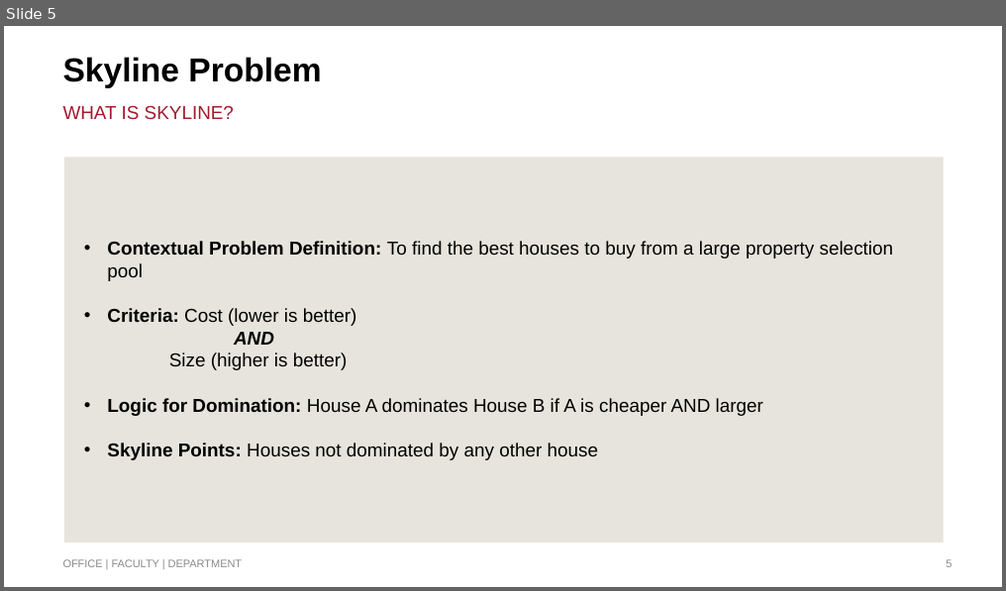
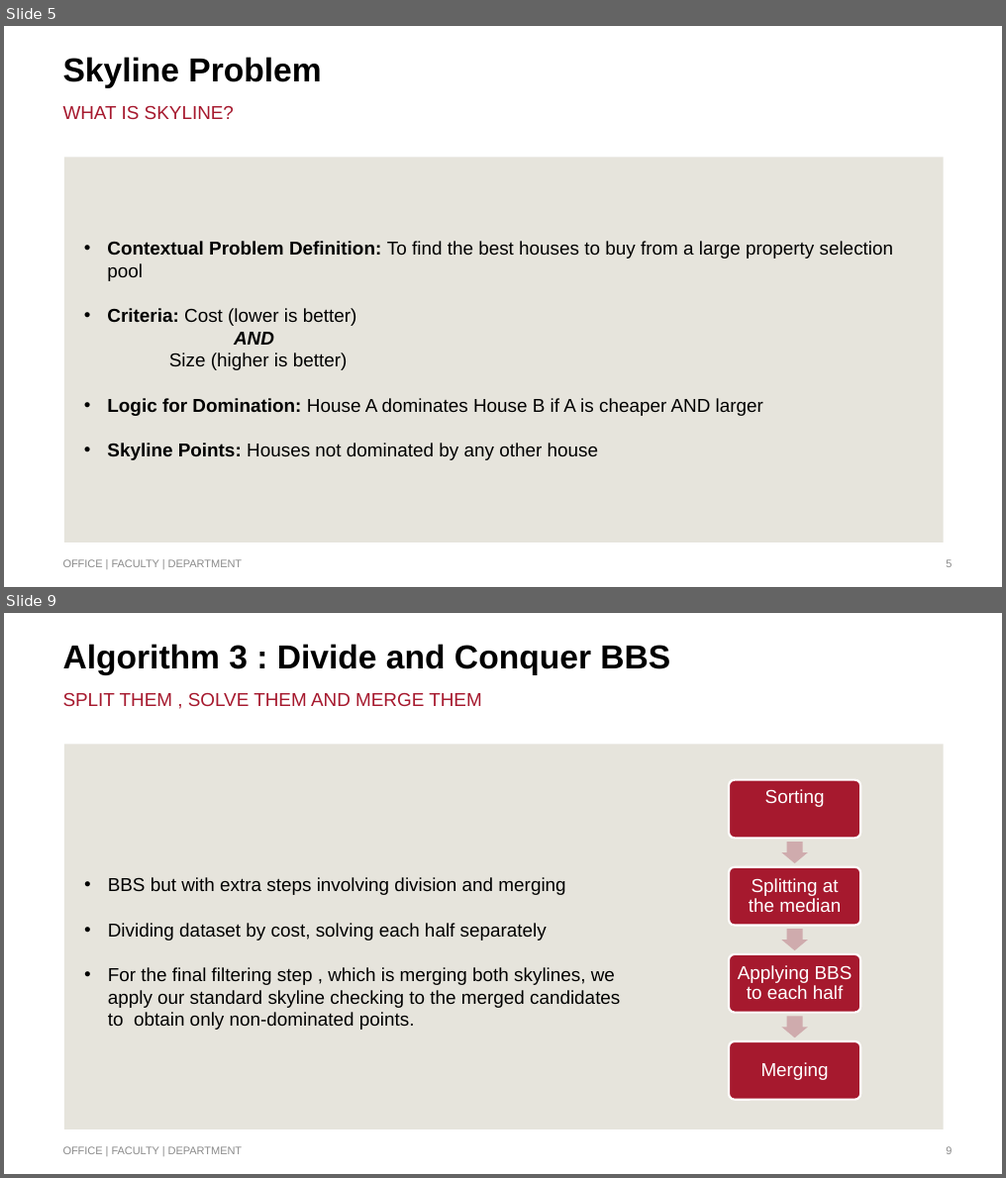
Before and after one commit to gdbhatt/Big-Data-Assignment2, a slide deck: Slides.pptx. Shown one above the other, each under a label of ours: slide 5 before the commit, slides 5 and 9 after it; the slides between them are not shown. The pictures are 1006x591 and 1006x1178 pixels, drawn with LibreOffice and Linux fonts; fonts in the diff are those of the drawing; background and template pictures are left out. Boxes give left, top, right and bottom in pixels: in the first picture for what was removed or moved away, otherwise in the second. Text is boxed around its words. In the diff, an @@ line names an element or a change of style, - is before the commit and + after.

```diff
--- a/Slides.pptx
+++ b/Slides.pptx
@@ slide 9 added at (4, 613, 1002, 1174), background #FFFFFF @@
@@ title added at (63, 644, 670, 675), 32 pt, text #000000, bold @@
+Algorithm 3 : Divide and Conquer BBS
@@ text added at (63, 692, 482, 706), 18 pt, text #A6192E @@
+SPLIT THEM , SOLVE THEM AND MERGE THEM
@@ rectangle added at (64, 744, 944, 1130), fill #E6E4DC @@
@@ text added at (108, 877, 620, 1030), 18 pt, text #000000 @@
+• BBS but with extra steps involving division and merging
+• Dividing dataset by cost, solving each half separately
+• For the final filtering step , which is merging both skylines, we apply our standard skyline checking to the merged candidates to obtain only non-dominated points.
@@ group added at (729, 780, 860, 1100): 4 rounded rectangles, 4 texts, 3 right arrows @@
+Sorting
+Splitting at the median
+Applying BBS to each half
+Merging
@@ text added at (63, 1147, 242, 1155), 10.5 pt, text #8C8C8C @@
+OFFICE | FACULTY | DEPARTMENT
@@ page number added at (945, 1147, 951, 1155), 10.5 pt, text #8C8C8C @@
+9
```
Also in this commit, not shown: 2 slides changed, 1 other slide added.
